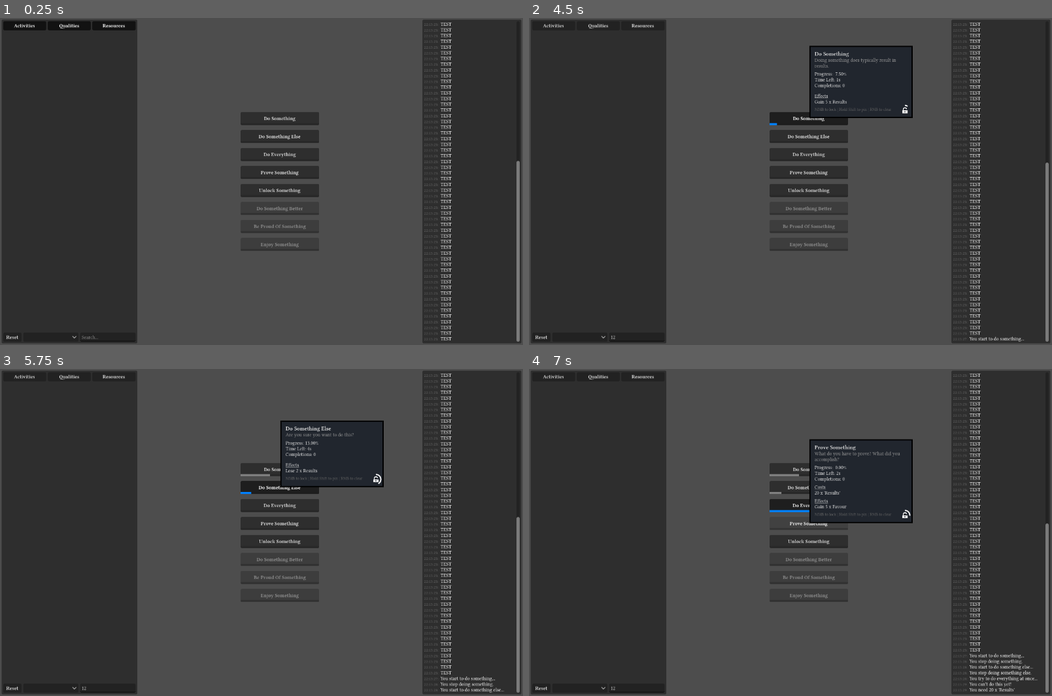
Above: before the commit, frames 1-4 (two rows, left to right).
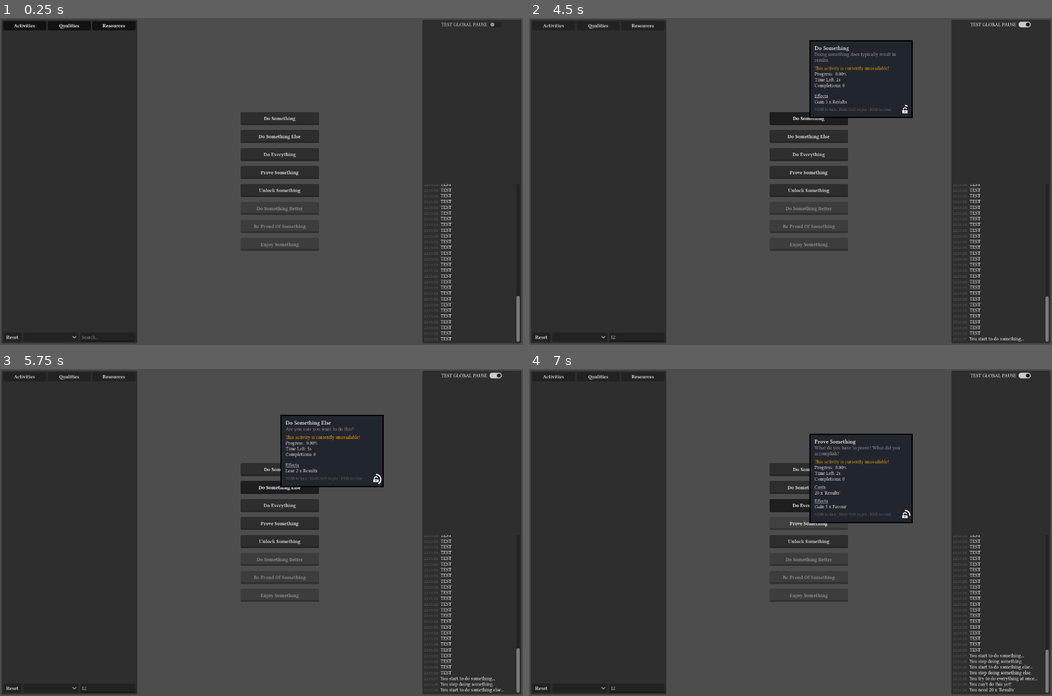
Above: after the commit, the same moments.

Repository: ChrisTheThinMint/magic-idle-game
Game: Godot game, scene res://main.tscn
Two runs of this game, one before a commit and one after it. Both use one fixed random seed, a clock stepped at 60 frames per second and the inputs below.
Inputs (mouse positions are in pixels of both pictures, inside the frame that each line leads up to):
- Up to frame 1 (0.25 s): no input
- Up to frame 2 (4.5 s): click (638, 338) at 0.52 s; type "12" at 0.6 s; click (999, 24) at 1.25 s, where only the run after the commit has a clickable "TEST GLOBAL PAUSE"; click "Activities" at 2 s; click "Qualities" at 2.75 s; click "Resources" at 3.5 s; click "Do Something" at 4.25 s
- Up to frame 3 (5.75 s): click "Do Something Else" at 5 s
- Up to frame 4 (7 s): click "Do Everything" at 5.75 s; click "Prove Something" at 6.5 s

The runs differ from the first frame. In frame 1, 0.8% of the frame differs, in the area x 81-100%, y 1-86%; in frame 2, 1.5%; in frame 3, 1.6%; in frame 4, 1.6%, in the area x 46-100%, y 1-87%.

Commit message:
Set up pause system

Diff:
--- /dev/null
+++ b/Debug_PauseButton.gd
@@ -0,0 +1,9 @@
+extends CheckButton
+
+
+func _on_toggled(toggled_on: bool) -> void:
+	if(toggled_on):
+		Activities.global_pause()
+	else:
+		Activities.global_unpause()
+	pass # Replace with function body.
--- a/Scripts/Activity_Entry.gd
+++ b/Scripts/Activity_Entry.gd
@@ -23,20 +23,46 @@
 func update():
 	rich_text_label.text = Activities.get_loc(my_activity, "title")
 
+	update_progress_bar()
+	update_state_label()
+	update_play_button()
+	pass
+
+func update_progress_bar():
 	var progress = Activities.get_progress(my_activity)
 	var goal = Activities.get_goal(my_activity)
 
-	if(Activities.is_active(my_activity)):
+	if(Activities.is_active(my_activity) &&
+		not Activities.is_paused(my_activity)):
 		progress_bar.visible = true
 		progress_bar.value = progress
 		progress_bar.max_value = goal
-		state_label.visible = false
-		play_button.text = "||"
 	else:
 		progress_bar.visible = false
+	pass
+
+func update_state_label():
+	if(Activities.is_paused(my_activity)):
 		state_label.visible = true
-		state_label.text = "INACTIVE"
-		play_button.text = ">"
+		state_label.text = "PAUSED"
+	else:
+		if(Activities.is_active(my_activity)):
+			state_label.visible = false
+		else:
+			state_label.visible = true
+			state_label.text = "INACTIVE"
+	pass
+
+func update_play_button():
+	if(Activities.is_paused(my_activity)):
+		play_button.visible = false
+	else:
+		if(Activities.is_active(my_activity)):
+			play_button.visible = true
+			play_button.text = "||"
+		else:
+			play_button.visible = true
+			play_button.text = ">"
 	pass
 
 func lock():
@@ -44,12 +70,12 @@
 
 	state_label.visible = true
 	state_label.text = "LOCKED"
+
 	play_button.visible = false
 	pass
 
 func _on_mouse_entered() -> void:
 	pin_button.visible = true
-
 	pass
 
 func _on_mouse_exited() -> void:
--- a/Scripts/Activity_UI.gd
+++ b/Scripts/Activity_UI.gd
@@ -86,6 +86,14 @@
 	elif(Activities.is_locked(my_activity)):
 		line = "[color=Orange]" + "Activity is not unlocked yet!" + "[/color]"
 		lines.append(line)
+
+	if(Activities.is_paused(my_activity)):
+		if(Activities.GlobalPause):
+			line = "[color=Orange]" + Activities.GlobalPauseReason + "[/color]"
+			lines.append(line)
+		else:
+			line = "[color=Orange]" + Activities.get_pause_reason(my_activity) + "[/color]"
+			lines.append(line)
 
 	if(Activities.ShowProgressAsPercentage):
 		line = "Progress: %5.2f%%" % (prog / goal * 100)
@@ -242,20 +250,24 @@
 func activate():
 	button.set_pressed_no_signal(true)
 
-	var stylebox = StyleBoxFlat.new()
-	stylebox.bg_color = Color(0.0, 0.5, 1.0, 1.0)
-	progress_bar.add_theme_stylebox_override("fill", stylebox)
-
+	update_style()
 	update_tooltip(true)
 	pass
 
 func deactivate():
 	button.set_pressed_no_signal(false)
 
-	var stylebox = StyleBoxFlat.new()
-	stylebox.bg_color = Color(0.5, 0.5, 0.5, 1.0)
-	progress_bar.add_theme_stylebox_override("fill", stylebox)
-
+	update_style()
+	update_tooltip(true)
+	pass
+
+func pause():
+	update_style()
+	update_tooltip(true)
+	pass
+
+func unpause():
+	update_style()
 	update_tooltip(true)
 	pass
 
@@ -263,10 +275,7 @@
 	button.set_pressed_no_signal(false)
 	button.disabled = true
 
-	var stylebox = StyleBoxFlat.new()
-	stylebox.bg_color = Color(0.35, 0.35, 0.35, 1.0)
-	##progress_bar.add_theme_stylebox_override("fill", stylebox)
-
+	update_style()
 	update_tooltip(true)
 	pass
 
@@ -274,9 +283,52 @@
 	button.set_pressed_no_signal(false)
 	button.disabled = false
 
+	update_style()
+	update_tooltip(true)
+	pass
+
+func update_style():
+	progress_bar.remove_theme_stylebox_override("fill")
+
+	if(Activities.is_locked(my_activity)):
+		set_style_locked()
+	else:
+		if(Activities.is_active(my_activity)):
+			if(Activities.is_paused(my_activity)):
+				set_style_active_paused()
+			else:
+				set_style_active()
+		else:
+			if(Activities.is_paused(my_activity)):
+				set_style_inactive_paused()
+			else:
+				set_style_inactive()
+	pass
+
+func set_style_active():
+	var stylebox = StyleBoxFlat.new()
+	stylebox.bg_color = Color(0.0, 0.5, 1.0, 1.0)
+	progress_bar.add_theme_stylebox_override("fill", stylebox)
+	pass
+
+func set_style_active_paused():
+	var stylebox = StyleBoxFlat.new()
+	stylebox.bg_color = Color(0.0, 0.3, 0.6, 1.0)
+	progress_bar.add_theme_stylebox_override("fill", stylebox)
+	pass
+
+func set_style_inactive():
 	var stylebox = StyleBoxFlat.new()
 	stylebox.bg_color = Color(0.5, 0.5, 0.5, 1.0)
 	progress_bar.add_theme_stylebox_override("fill", stylebox)
-
-	update_tooltip(true)
-	pass
+	pass
+
+func set_style_inactive_paused():
+	var stylebox = StyleBoxFlat.new()
+	stylebox.bg_color = Color(0.35, 0.35, 0.35, 1.0)
+	progress_bar.add_theme_stylebox_override("fill", stylebox)
+
+func set_style_locked():
+	var stylebox = StyleBoxFlat.new()
+	stylebox.bg_color = Color(0.25, 0.15, 0.15, 1.0)
+	progress_bar.add_theme_stylebox_override("fill", stylebox)
--- a/Scripts/AutoLoad/Activities.gd
+++ b/Scripts/AutoLoad/Activities.gd
@@ -17,6 +17,9 @@
 signal activity_restarted(activity: String)
 signal activity_locked(activity: String)
 signal activity_unlocked(activity: String)
+
+signal activity_paused(activity: String)
+signal activity_unpaused(activity: String)
 
 const MAX = float(1e10)
 
@@ -243,6 +246,8 @@
 var ShowProgressAsPercentage = true
 var ShowTimeDetails = false
 var TooltipUpdateDelay = 4
+var GlobalPause = false
+var GlobalPauseReason = ""
 
 func _ready() -> void:
 	pass
@@ -366,7 +371,8 @@
 
 func _process(delta: float) -> void:
 	for activity in CurrentActivities:
-		process_activity(activity, delta)
+		if(not is_paused(activity)):
+			process_activity(activity, delta)
 	pass
 
 func process_activity(activity: String, delta: float):
@@ -466,13 +472,13 @@
 			report_missing_costs(activity)
 
 	if(paid):
+		CurrentActivities.append(activity)
+		if(CurrentActivities.size() > MaximumActivities):
+			stop_activity(CurrentActivities.front())
+
 		var activity_UI: Activity_UI = get_activity_ui(activity)
 		if activity_UI:
 			activity_UI.activate()
-
-		CurrentActivities.append(activity)
-		if(CurrentActivities.size() > MaximumActivities):
-			stop_activity(CurrentActivities.front())
 
 		activity_started.emit(activity)
 
@@ -498,11 +504,11 @@
 			var text = ActivityData.get(activity).get("LOC_restart_message")
 			GameLog.add_message(text)
 	else:
+		CurrentActivities.erase(activity)
+
 		var activity_UI: Activity_UI = get_activity_ui(activity)
 		if activity_UI:
 			activity_UI.deactivate()
-
-		CurrentActivities.erase(activity)
 
 		activity_stopped.emit(activity, progress)
 		## Use separate log statement to avoid weird grammar
@@ -515,12 +521,12 @@
 	pass
 
 func stop_activity(activity: String):
+	CurrentActivities.erase(activity)
+
 	var activity_UI: Activity_UI = get_activity_ui(activity)
 	if activity_UI:
 		activity_UI.deactivate()
 
-	CurrentActivities.erase(activity)
-
 	activity_stopped.emit(activity)
 
 	if(ActivityData.get(activity).has("LOC_stop_message")):
@@ -530,13 +536,13 @@
 
 func lock_activity(activity: String):
 	set_locked(activity, true)
+	if(CurrentActivities.has(activity)):
+		CurrentActivities.erase(activity)
+
 	var activity_UI: Activity_UI = get_activity_ui(activity)
 	if activity_UI:
 		activity_UI.lock()
 
-	if(CurrentActivities.has(activity)):
-		CurrentActivities.erase(activity)
-
 	activity_locked.emit(activity)
 
 	if(ActivityData.get(activity).has("LOC_lock_message")):
@@ -546,6 +552,7 @@
 
 func unlock_activity(activity: String):
 	set_locked(activity, false)
+
 	var activity_UI: Activity_UI = get_activity_ui(activity)
 	if activity_UI:
 		activity_UI.unlock()
@@ -607,3 +614,106 @@
 
 		Effects.process_effect_list(effect_data)
 	pass
+
+####################
+#region PAUSE SYSTEM
+func is_paused(activity: String, ignore_global_pause: bool = false) -> bool:
+	if(GlobalPause && not ignore_global_pause):
+		return true
+	if(ActivityData.get(activity).has("paused")):
+		return ActivityData.get(activity).get("paused")
+	else:
+		return false
+
+func set_paused(activity: String, paused: bool):
+	ActivityData.get(activity).set("paused", paused)
+	pass
+
+func get_pause_reason(activity: String) -> String:
+	if(ActivityData.get(activity).has("LOC_pause_reasons")):
+		var reasons: Array = ActivityData.get(activity).get("LOC_pause_reasons")
+		if(reasons.size()):
+			return reasons.get(0)
+		else:
+			return ""
+	else:
+		return ""
+
+func add_pause_reason(activity: String, reason: String):
+	if(ActivityData.get(activity).has("LOC_pause_reasons")):
+		var reasons = ActivityData.get(activity).get("LOC_pause_reasons")
+		reasons.append(reason)
+		ActivityData.get(activity).set("LOC_pause_reasons", reasons)
+	else:
+		ActivityData.get(activity).set("LOC_pause_reasons", [reason])
+
+func remove_pause_reason(activity: String, reason: String):
+	if(ActivityData.get(activity).has("LOC_pause_reasons")):
+		var reasons: Array = ActivityData.get(activity).get("LOC_pause_reasons")
+		reasons.erase(reason)
+		ActivityData.get(activity).set("LOC_pause_reasons", reasons)
+	pass
+
+func pause_activity(activity: String, reason: String = "This activity is currently unavailable!"):
+	if(not is_valid(activity)):
+		pass
+
+	if(not is_paused(activity, true)):
+		var activity_UI: Activity_UI = get_activity_ui(activity)
+		if activity_UI:
+			activity_UI.pause()
+
+		set_paused(activity, true)
+		activity_paused.emit(activity)
+
+	## Add the pause reason even if the activity is already paused
+	add_pause_reason(activity, reason)
+	pass
+
+func unpause_activity(activity: String, reason: String = "This activity is currently unavailable!"):
+	if(not is_valid(activity)):
+		pass
+
+	if(is_paused(activity, true)):
+		var activity_UI: Activity_UI = get_activity_ui(activity)
+		if activity_UI:
+			activity_UI.unpause()
+
+		set_paused(activity, false)
+		activity_unpaused.emit(activity)
+
+	## Remove the pause reason even if the activity is already unpaused
+	remove_pause_reason(activity, reason)
+	pass
+
+func global_pause(reason: String = "This activity is currently unavailable!"):
+	GlobalPause = true
+	GlobalPauseReason = reason
+
+	for activity in ActivityData:
+		## Only continue if the activity wasnt already paused
+		## Ignoring global pause because we just reset it
+		if(not is_paused(activity, true)):
+			var activity_UI: Activity_UI = get_activity_ui(activity)
+			if activity_UI:
+				activity_UI.pause()
+
+			## So we dont emit inaccurate signals
+			activity_paused.emit(activity)
+	pass
+
+func global_unpause(reason: String = ""):
+	GlobalPause = false
+	GlobalPauseReason = reason
+
+	for activity in ActivityData:
+		## Only continue for activities that were only paused by the global pause
+		if(not is_paused(activity, true)):
+			var activity_UI: Activity_UI = get_activity_ui(activity)
+			if activity_UI:
+				activity_UI.unpause()
+
+			activity_unpaused.emit(activity)
+	pass
+#endregion
+####################
--- a/Scripts/Tracker_Main.gd
+++ b/Scripts/Tracker_Main.gd
@@ -33,6 +33,9 @@
 	Activities.activity_locked.connect(_on_activity_locked)
 	Activities.activity_unlocked.connect(_on_activity_unlocked)
 
+	Activities.activity_paused.connect(_on_activity_updated_global)
+	Activities.activity_unpaused.connect(_on_activity_updated_global)
+
 	Qualities.quality_added.connect(_on_quality_updated)
 	Qualities.quality_changed.connect(_on_quality_updated)
 	Qualities.quality_removed.connect(_on_quality_removed)
@@ -59,6 +62,11 @@
 		activity_entries.set(activity, entry)
 		entry.setup(activity, self)
 		entry.visible = activity_toggle.button_pressed
+	pass
+
+func _on_activity_updated_global(activity: String):
+	if(activity_entries.has(activity)):
+		_on_activity_updated(activity, 0)
 	pass
 
 func _on_activity_stopped(activity: String, _last_completion: bool = false):
--- a/main.tscn
+++ b/main.tscn
@@ -5,6 +5,7 @@
 [ext_resource type="Script" uid="uid://cdqqcjvlqrrog" path="res://Scripts/LogDisplay.gd" id="2_0xm2m"]
 [ext_resource type="Script" uid="uid://o4l2kbmriymr" path="res://addons/tooltips_pro/examples/scripts/example_input_manager.gd" id="3_h2yge"]
 [ext_resource type="PackedScene" uid="uid://drkwmbkco6vyw" path="res://tracker_main.tscn" id="3_lquwl"]
+[ext_resource type="Script" uid="uid://5a6lyolbsu0" path="res://Debug_PauseButton.gd" id="5_7mycd"]
 
 [node name="Main" type="Control" unique_id=1843407477]
 layout_mode = 3
@@ -95,19 +96,37 @@
 size_flags_horizontal = 3
 size_flags_vertical = 3
 
-[node name="MarginContainer" type="MarginContainer" parent="HSplitContainer/HSplitContainer2/GameLogBody/Panel" unique_id=439316158]
+[node name="VBoxContainer" type="VBoxContainer" parent="HSplitContainer/HSplitContainer2/GameLogBody/Panel" unique_id=473363162]
 layout_mode = 1
 anchors_preset = 15
 anchor_right = 1.0
 anchor_bottom = 1.0
 grow_horizontal = 2
 grow_vertical = 2
+
+[node name="MarginContainer2" type="MarginContainer" parent="HSplitContainer/HSplitContainer2/GameLogBody/Panel/VBoxContainer" unique_id=148090027]
+layout_mode = 2
+size_flags_vertical = 3
+
+[node name="HFlowContainer" type="HFlowContainer" parent="HSplitContainer/HSplitContainer2/GameLogBody/Panel/VBoxContainer/MarginContainer2" unique_id=1751614088]
+layout_mode = 2
+size_flags_vertical = 3
+alignment = 1
+
+[node name="CheckButton" type="CheckButton" parent="HSplitContainer/HSplitContainer2/GameLogBody/Panel/VBoxContainer/MarginContainer2/HFlowContainer" unique_id=1107625777]
+layout_mode = 2
+text = "TEST GLOBAL PAUSE"
+script = ExtResource("5_7mycd")
+
+[node name="MarginContainer" type="MarginContainer" parent="HSplitContainer/HSplitContainer2/GameLogBody/Panel/VBoxContainer" unique_id=439316158]
+layout_mode = 2
+size_flags_vertical = 3
 theme_override_constants/margin_left = 4
 theme_override_constants/margin_top = 4
 theme_override_constants/margin_right = 4
 theme_override_constants/margin_bottom = 4
 
-[node name="LogDisplay" type="RichTextLabel" parent="HSplitContainer/HSplitContainer2/GameLogBody/Panel/MarginContainer" unique_id=693795494]
+[node name="LogDisplay" type="RichTextLabel" parent="HSplitContainer/HSplitContainer2/GameLogBody/Panel/VBoxContainer/MarginContainer" unique_id=693795494]
 layout_mode = 2
 size_flags_horizontal = 3
 size_flags_vertical = 3
@@ -120,3 +139,5 @@
 scroll_following = true
 scroll_following_visible_characters = true
 script = ExtResource("2_0xm2m")
+
+[connection signal="toggled" from="HSplitContainer/HSplitContainer2/GameLogBody/Panel/VBoxContainer/MarginContainer2/HFlowContainer/CheckButton" to="HSplitContainer/HSplitContainer2/GameLogBody/Panel/VBoxContainer/MarginContainer2/HFlowContainer/CheckButton" method="_on_toggled"]
Not shown, added: Debug_PauseButton.gd.uid
